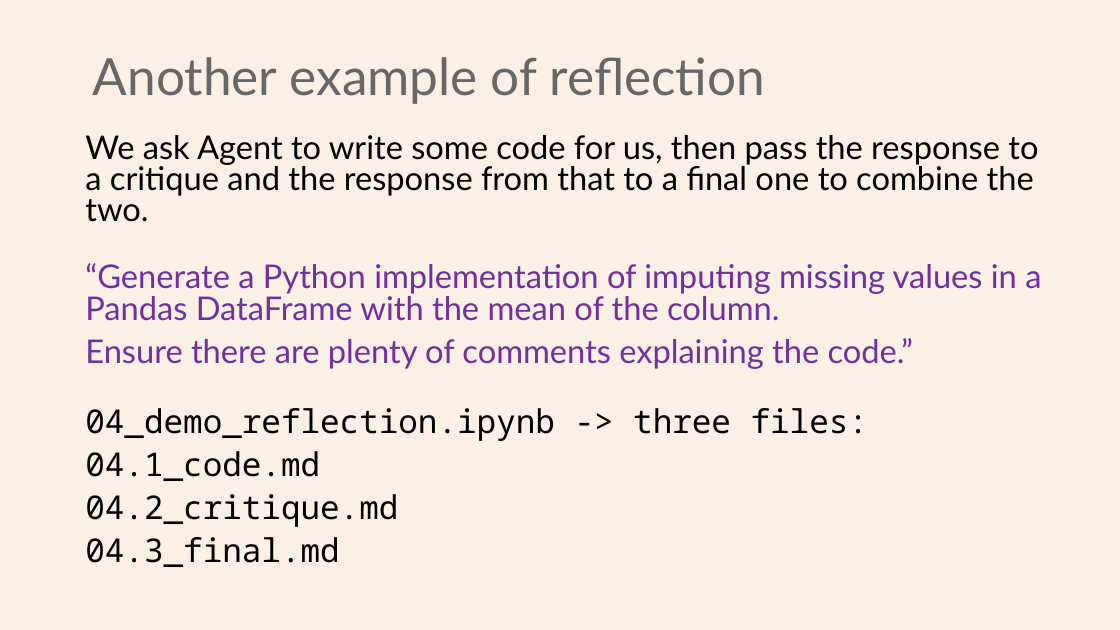
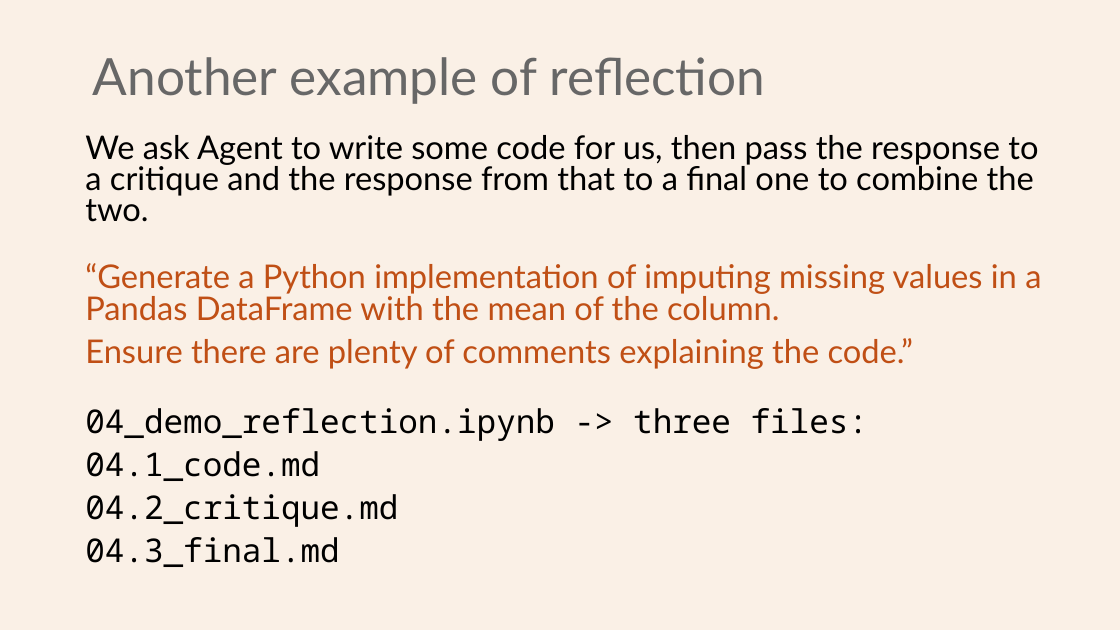
Before and after one commit to Python-Test-Engineer/earl2025, a slide deck: slide 20 of AI_Agents_in_the_Data_Pipeline.pptx (slide 21 before the commit). Drawn at 1120x630 pixels with LibreOffice and Linux fonts; fonts in the diff are those of the drawing. Boxes give left, top, right and bottom in pixels: in the first picture for what was removed or moved away, otherwise in the second. Text is boxed around its words. In the diff, an @@ line names an element or a change of style, - is before the commit and + after.

```diff
--- a/AI_Agents_in_the_Data_Pipeline.pptx
+++ b/AI_Agents_in_the_Data_Pipeline.pptx
@@ text at [85,263,1041,369]: text colour #7030A0 to #C04F15 in "“Generate a Python implementation of imputing missing ...", "Ensure there are plenty of comments explaining ..." @@
```
Also in this commit, not shown: 8 other slides changed, 1 slide added, 3 slides removed, 2 other files.
